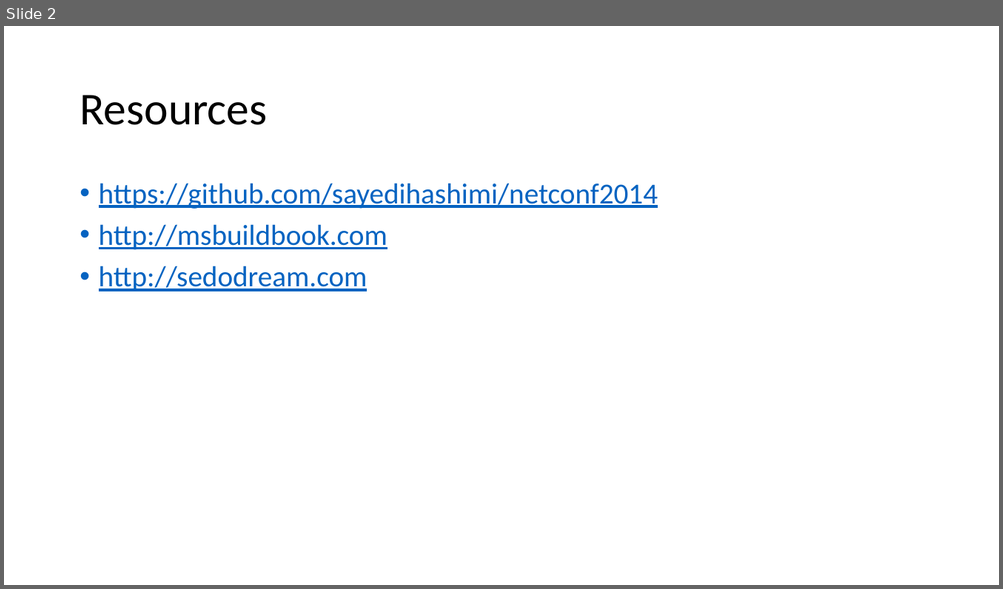
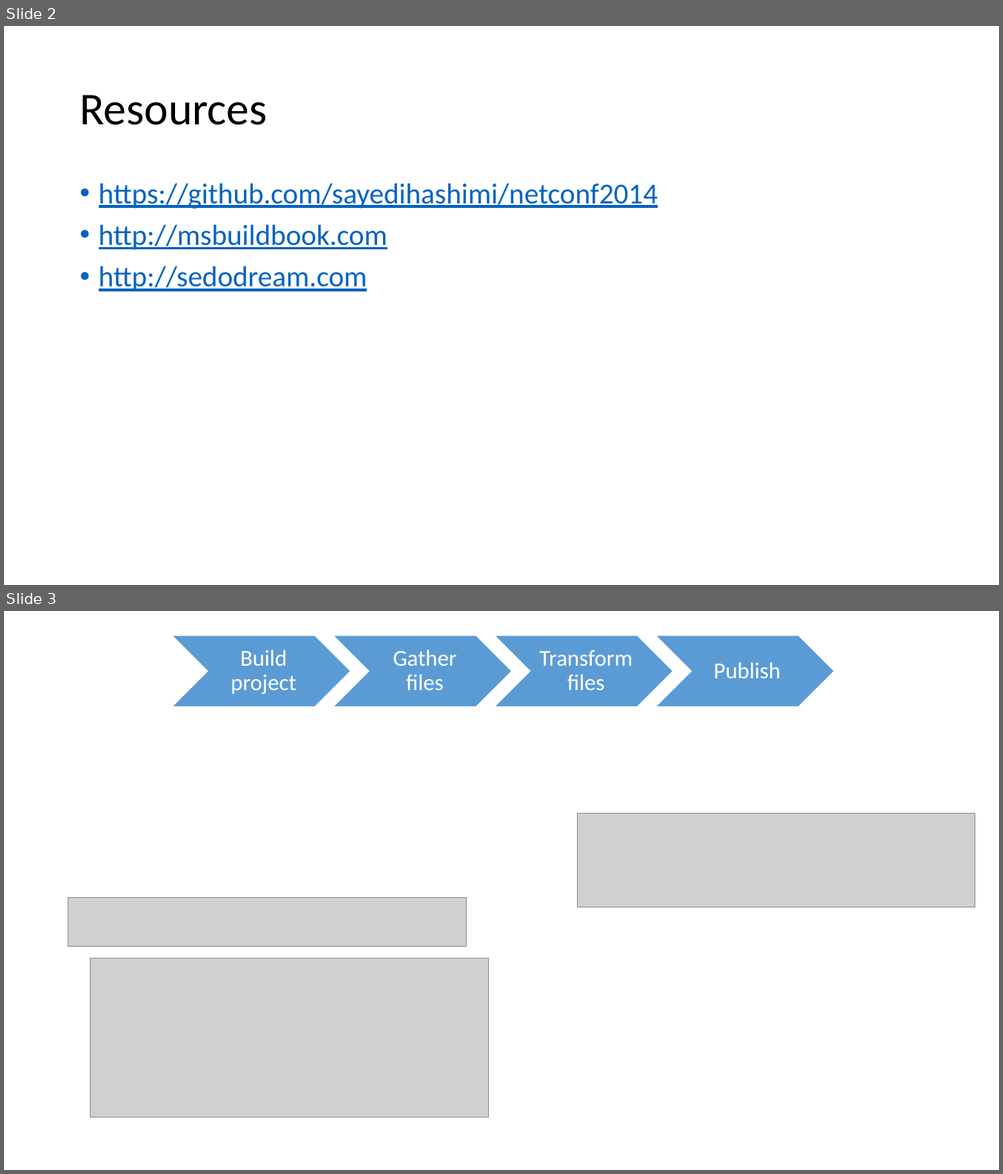
Before and after one commit to sayedihashimi/netconf2014, a slide deck: netconf2014-sayedha-deployment.pptx. Shown one above the other, each under a label of ours: slide 2 before the commit, slides 2 and 3 after it. The pictures are 1003x589 and 1003x1174 pixels, drawn with LibreOffice and Linux fonts; fonts in the diff are those of the drawing; grey boxes stand for pictures. Boxes give left, top, right and bottom in pixels: in the first picture for what was removed or moved away, otherwise in the second. Text is boxed around its words. In the diff, an @@ line names an element or a change of style, - is before the commit and + after.

```diff
--- a/netconf2014-sayedha-deployment.pptx
+++ b/netconf2014-sayedha-deployment.pptx
@@ slide 3 added at bbox=[4, 611, 999, 1170], background #FFFFFF @@
@@ group added at bbox=[172, 635, 834, 707]: 4 chevrons, 4 texts @@
+Build project
+Gather files
+Transform files
+Publish
@@ picture added at bbox=[577, 814, 975, 908] @@
@@ picture added at bbox=[68, 897, 466, 946] @@
@@ picture added at bbox=[91, 959, 488, 1118] @@
```
Also in this commit, not shown: 1 other slide added, 1 slide removed.
